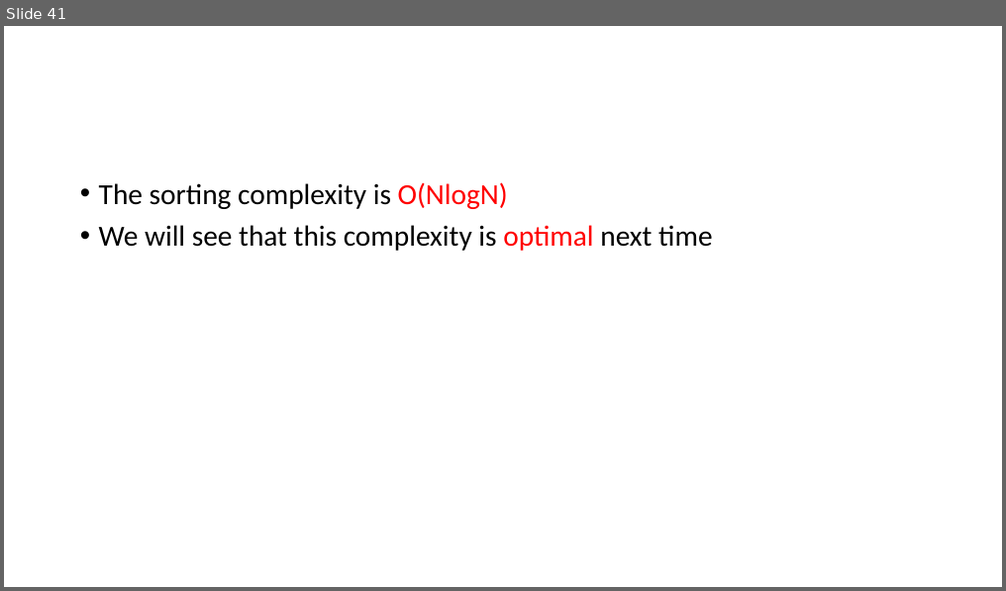
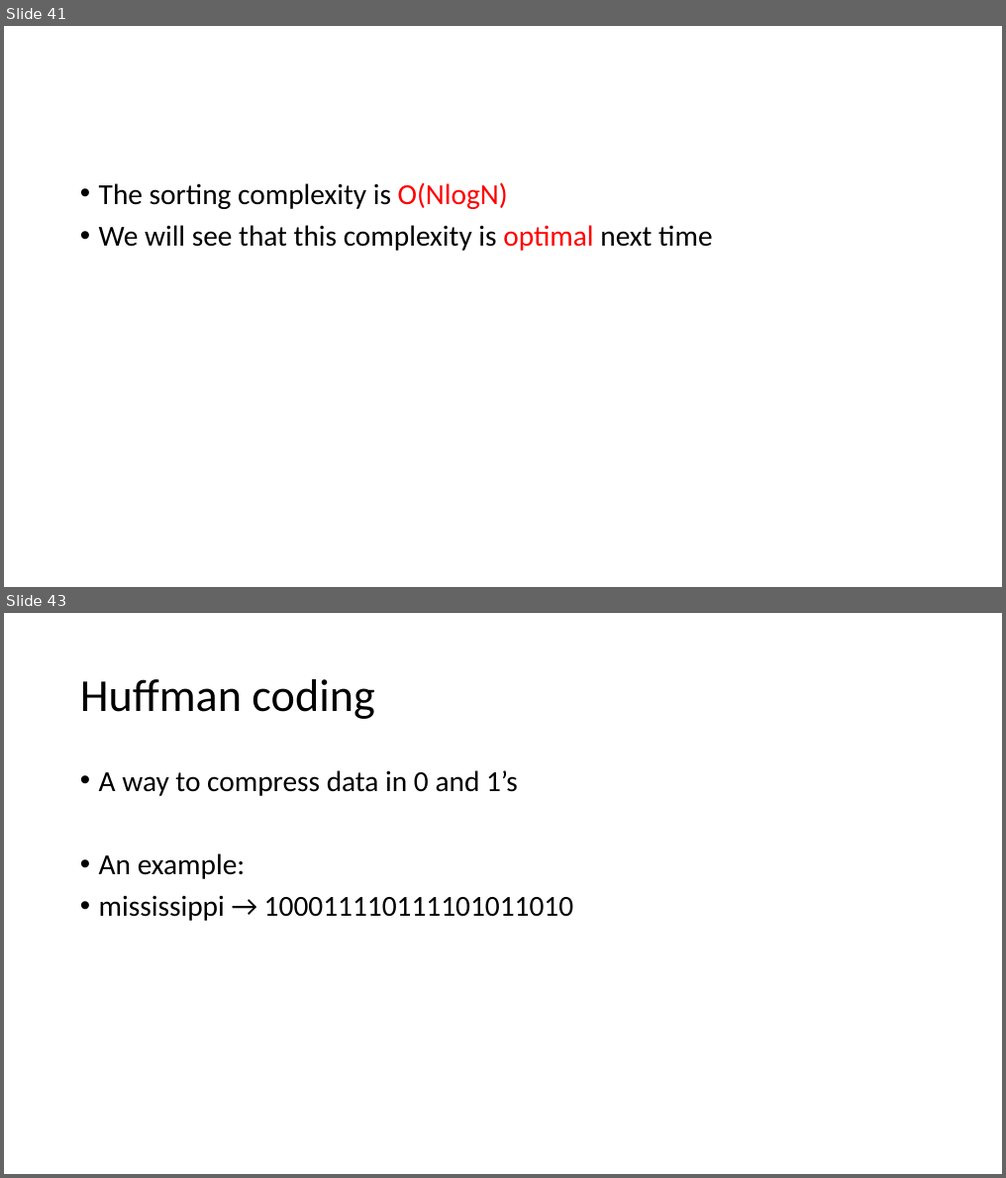
Before and after one commit to kwea123/cpp_data_algo, a slide deck: 4.pptx. Shown one above the other, each under a label of ours: slide 41 before the commit, slides 41 and 43 after it; the slides between them are not shown. The pictures are 1006x591 and 1006x1178 pixels, drawn with LibreOffice and Linux fonts; fonts in the diff are those of the drawing. Boxes give left, top, right and bottom in pixels: in the first picture for what was removed or moved away, otherwise in the second. Text is boxed around its words. In the diff, an @@ line names an element or a change of style, - is before the commit and + after.

```diff
--- a/4.pptx
+++ b/4.pptx
@@ slide 43 added at <box>4,613,1002,1174</box>, background #FFFFFF @@
@@ title added at <box>80,679,374,719</box>, 44 pt, text #000000 @@
+Huffman coding
@@ text added at <box>99,770,573,921</box>, 28 pt, text #000000 @@
+• A way to compress data in 0 and 1’s
+• An example:
+• mississippi → 100011110111101011010
```
Also in this commit, not shown: 1 slide changed, 11 other slides added, 4 other files.
